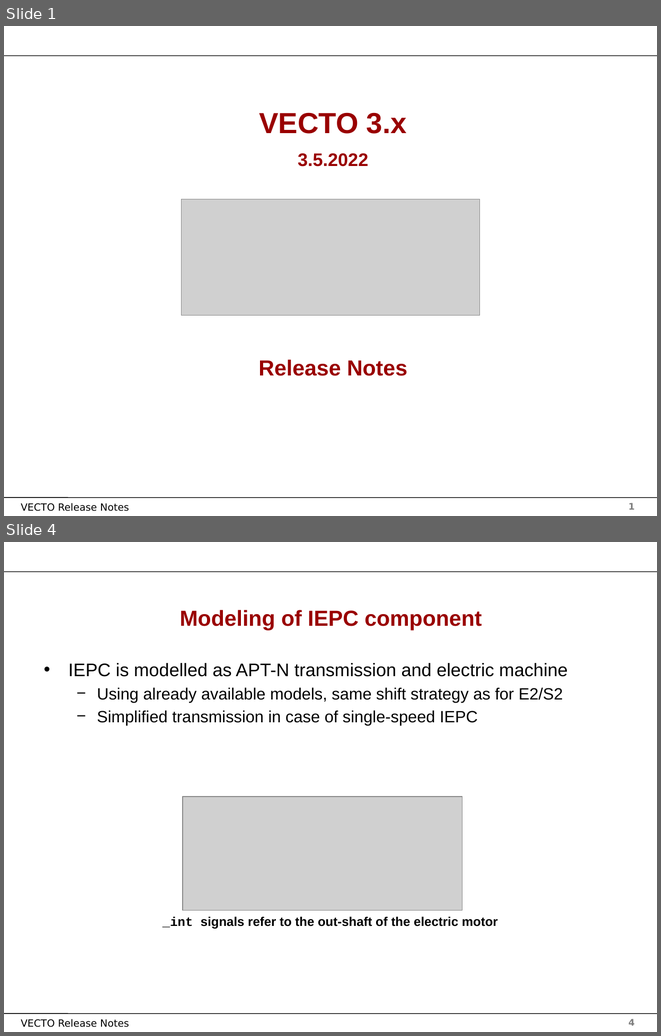
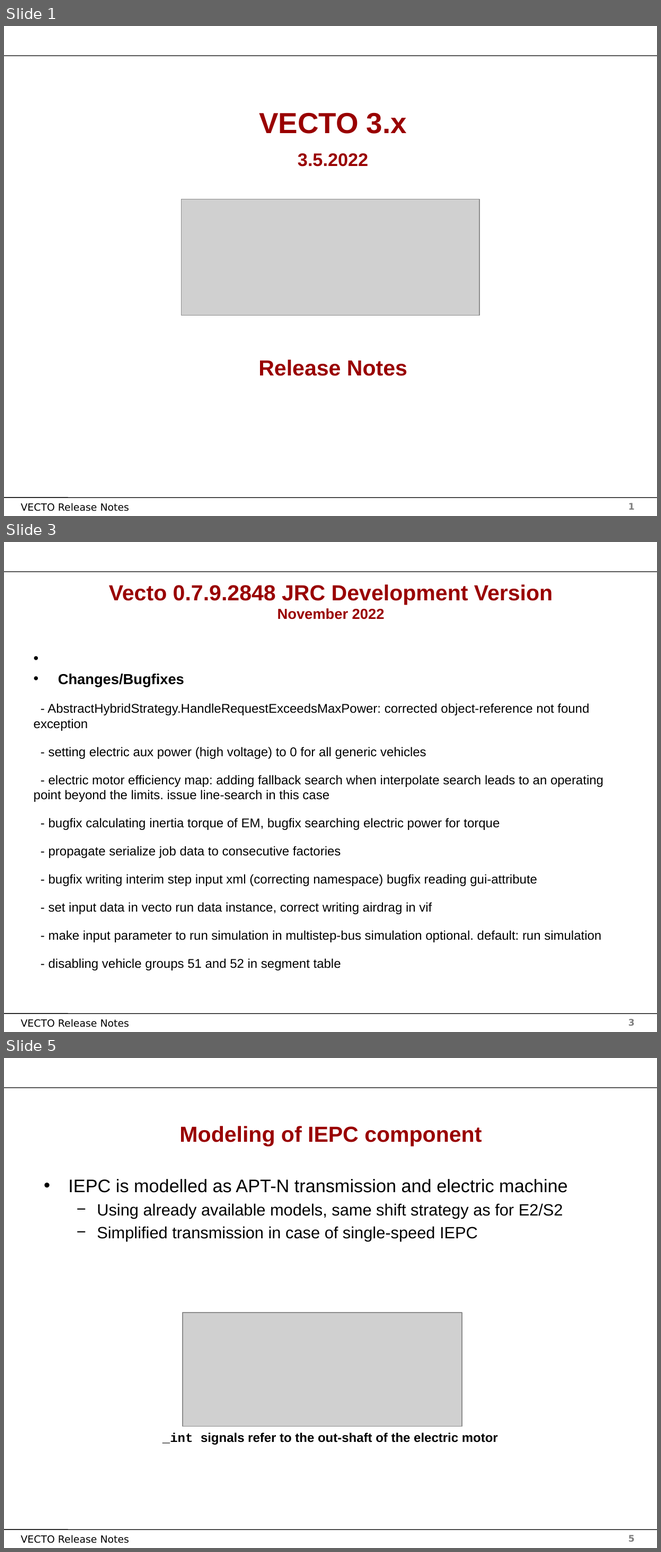
Before and after one commit to mohgsaad-art/VECTO, a slide deck: Documentation/User Manual Source/Release Notes Vecto3.x.pptx. Shown one above the other, each under a label of ours: slides 1 and 4 before the commit, slides 1, 3 and 5 after it; the slides between them are not shown. The pictures are 661x1036 and 661x1552 pixels, drawn with LibreOffice and Linux fonts; fonts in the diff are those of the drawing; grey boxes stand for pictures; background and template pictures are left out. Boxes give left, top, right and bottom in pixels: in the first picture for what was removed or moved away, otherwise in the second. Text is boxed around its words. In the diff, an @@ line names an element or a change of style, - is before the commit and + after.

```diff
--- a/Documentation/User Manual Source/Release Notes Vecto3.x.pptx
+++ b/Documentation/User Manual Source/Release Notes Vecto3.x.pptx
@@ slide 3 added at (4, 542, 657, 1032), background #FFFFFF; not listed: 4 template elements that a slide beside it also shows @@
@@ text added at (109, 584, 553, 619), 24 pt, text #990000, bold @@
+Vecto 0.7.9.2848 JRC Development Version
+November 2022
@@ text added at (34, 673, 603, 970), 14 pt, text #000000 @@
+• Changes/Bugfixes
+- AbstractHybridStrategy.HandleRequestExceedsMaxPower: corrected object-reference not found exception
+- setting electric aux power (high voltage) to 0 for all generic vehicles
+- electric motor efficiency map: adding fallback search when interpolate search leads to an operating point beyond the limits. issue line-search in this case
+- bugfix calculating inertia torque of EM, bugfix searching electric power for torque
+- propagate serialize job data to consecutive factories
+- bugfix writing interim step input xml (correcting namespace) bugfix reading gui-attribute
+- set input data in vecto run data instance, correct writing airdrag in vif
+- make input parameter to run simulation in multistep-bus simulation optional. default: run simulation
+- disabling vehicle groups 51 and 52 in segment table
@@ what was slide 4 is now slide 5 @@
@@ page number at (628, 1534, 635, 1541): text changed @@
-4
+5
```
Also in this commit, not shown: 3 slides changed, 2 other files.
